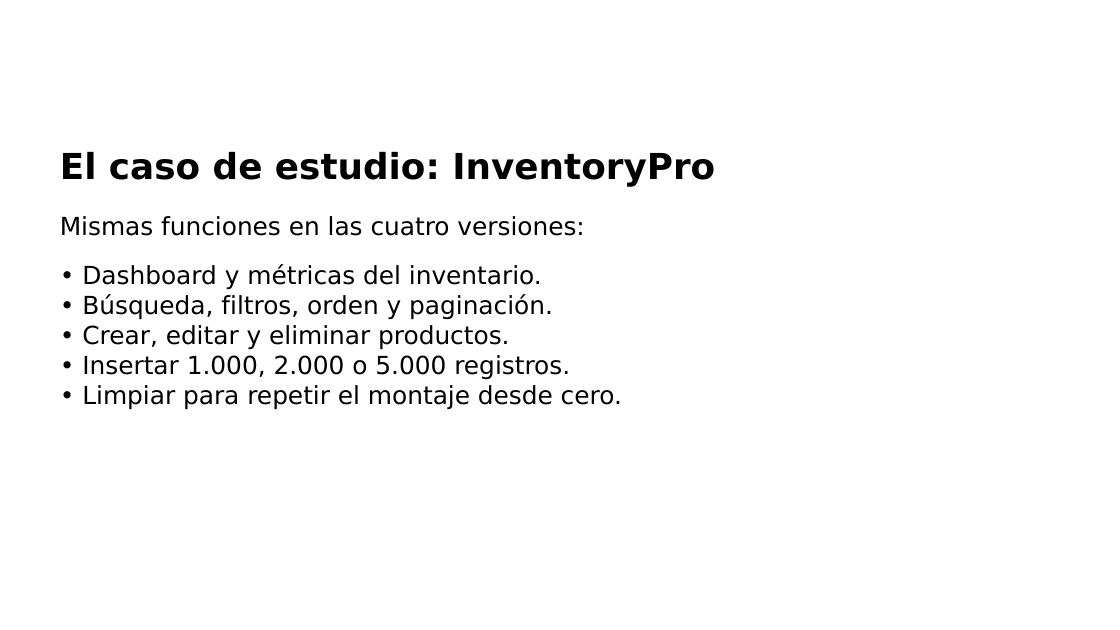
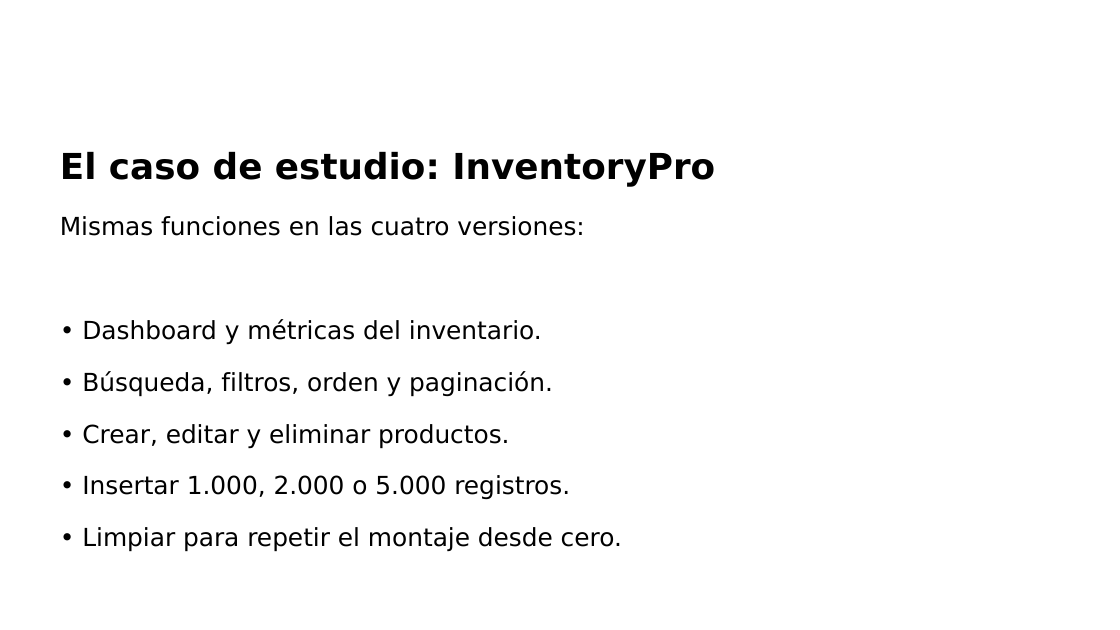
Before and after one commit to angelloaroni/ArquiSoftIndividual, a slide deck: slide 2 of presentacion/Comparativa_Frontend_InventoryPro.pptx. Drawn at 1120x630 pixels with LibreOffice and Linux fonts; fonts in the diff are those of the drawing; background and template pictures are left out. Boxes give left, top, right and bottom in pixels: in the first picture for what was removed or moved away, otherwise in the second. Text is boxed around its words. In the diff, an @@ line names an element or a change of style, - is before the commit and + after.

```diff
--- a/presentacion/Comparativa_Frontend_InventoryPro.pptx
+++ b/presentacion/Comparativa_Frontend_InventoryPro.pptx
@@ text "Mismas funciones en las cuatro ..." at box(60, 216, 622, 552): more space between paragraphs @@
```
Also in this commit, not shown: 4 other slides changed, 2 other files.
